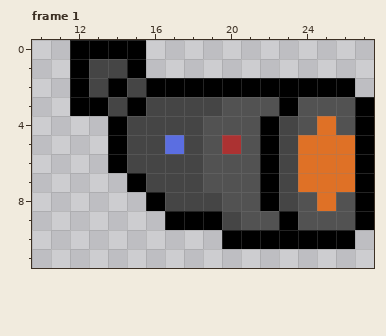
A pixel-art file gets an edit: assets/art/camera/camera.aseprite. Above, as it was before the edit.
28x12 pixels, 2 frames. Shown: frame 1: x 10..27, y 0..11.
After:
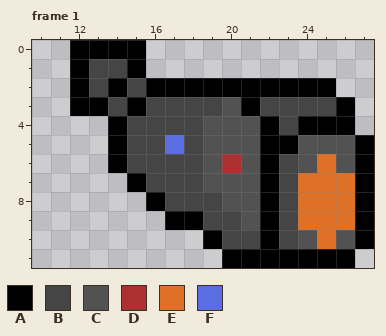
Palette (. is transparent): A #000000  B #454545  C #525252  D #ac3232  E #df7126  F #5b6ee1
Change:
Frame 1:
Colour A is added in row 10 at x 19 and 27; in row 11 at x 20 to 26.
Colour A replaces colour B in row 5 at x 23.
Colour A replaces colour C in row 3 at x 21 and 26; in row 4 at x 24 and 26; in row 9 at x 22.
Colour A replaces colour E in row 4 at x 25.
Colour B replaces colour A in row 3 at x 23; in row 9 at x 19 and 23; in row 10 at x 20 to 21 and 23.
Colour B replaces colour C in row 3 at x 22 and 24 to 25.
Colour C replaces colour A in row 10 at x 24 and 26.
Colour C replaces colour D in row 5 at x 20.
Colour C replaces colour E in row 5 at x 24 to 26; in row 6 at x 24 and 26.
Colour D replaces colour C in row 6 at x 20.
Colour E replaces colour A in row 10 at x 25.
Colour E replaces colour C in row 8 at x 24 and 26; in row 9 at x 24 to 26.
Colour A is removed in row 2 at x 26; in rows 3 to 4 at x 27.
